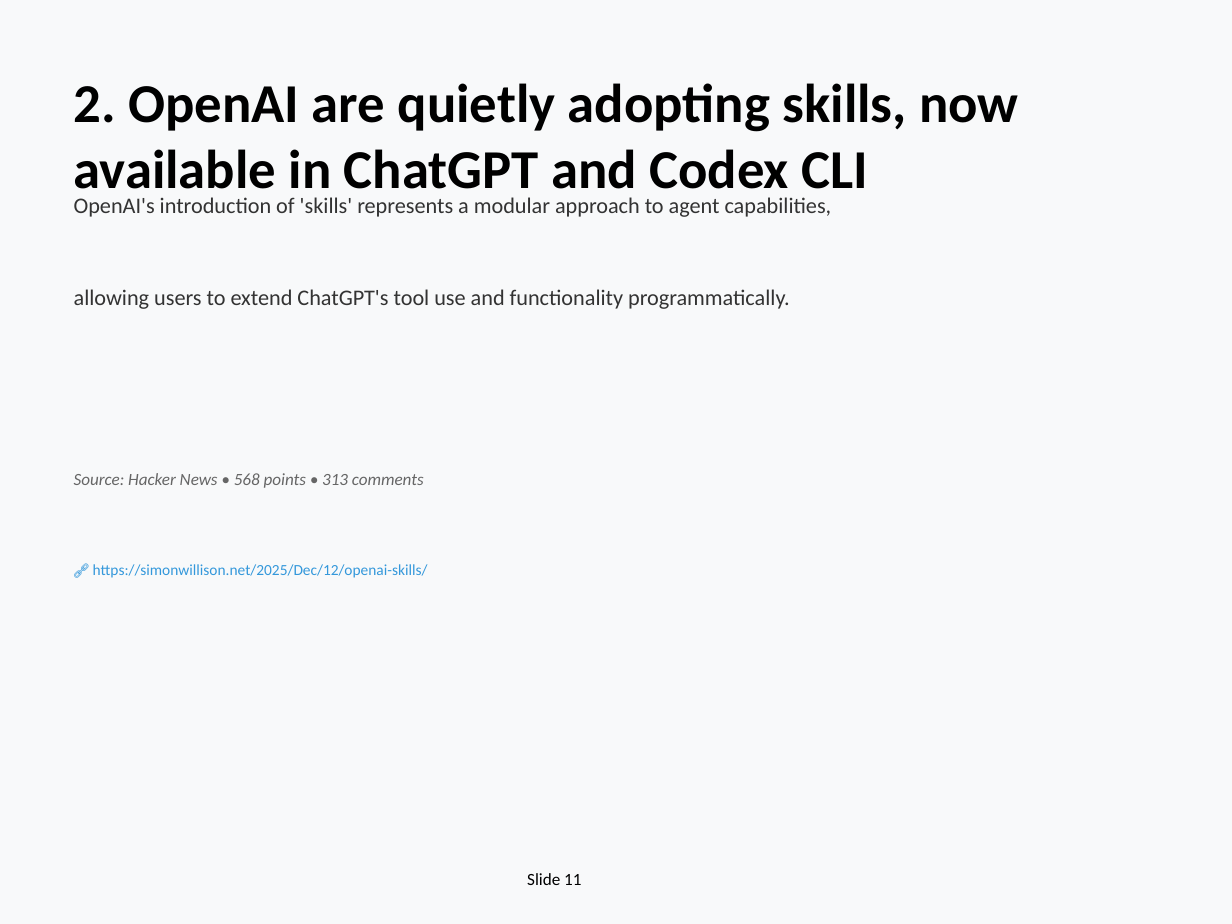
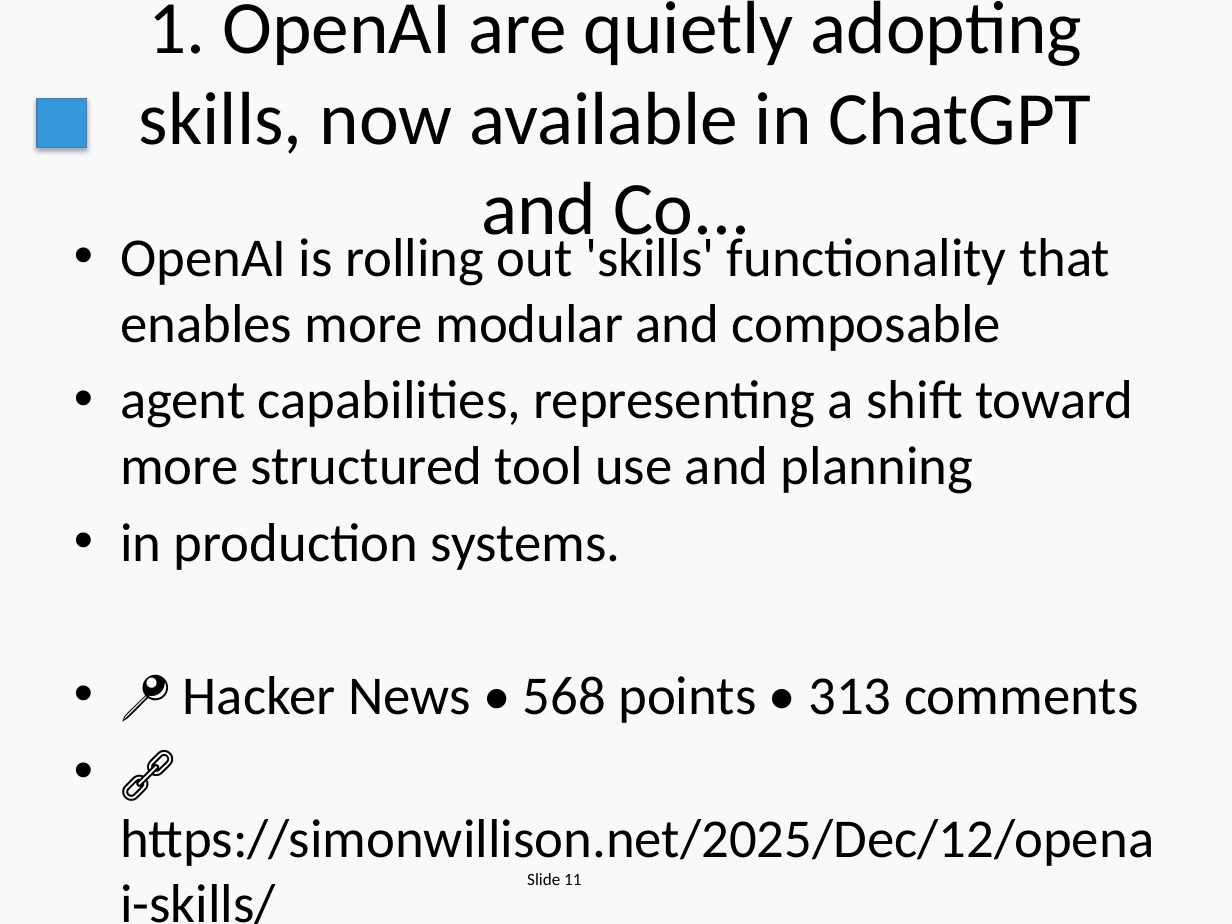
Before and after one commit to EiriniOr/ai-weekly-digest, a slide deck: slide 11 of AI_Weekly_2025-12-15.pptx. Drawn at 1232x924 pixels with LibreOffice and Linux fonts; fonts in the diff are those of the drawing. Boxes give left, top, right and bottom in pixels: in the first picture for what was removed or moved away, otherwise in the second. Text is boxed around its words. In the diff, an @@ line names an element or a change of style, - is before the commit and + after.

```diff
--- a/AI_Weekly_2025-12-15.pptx
+++ b/AI_Weekly_2025-12-15.pptx
@@ title "1. OpenAI are quietly adopting ..." at <box>139,0,1092,252</box>: vertical alignment top to middle @@
@@ title at <box>139,0,1092,252</box>: text changed; size 32 to 44 pt; bold off @@
-2. OpenAI are quietly adopting skills, now available in ChatGPT and Codex CLI
+1. OpenAI are quietly adopting skills, now available in ChatGPT and Co...
@@ rectangle added at <box>37,99,86,148</box>, fill #3498DB, outline #4B7EBC 0.75 pt @@
@@ text removed at <box>74,197,832,217</box> @@
-OpenAI's introduction of 'skills' represents a modular approach to agent capabilities,
@@ text added at <box>120,230,1154,924</box>, 32 pt, text #000000 @@
+• OpenAI is rolling out 'skills' functionality that enables more modular and composable
+• agent capabilities, representing a shift toward more structured tool use and planning
+• in production systems.
+• 📍 Hacker News • 568 points • 313 comments
+• 🔗 https://simonwillison.net/2025/Dec/12/openai-skills/
@@ text removed at <box>74,289,790,309</box> @@
-allowing users to extend ChatGPT's tool use and functionality programmatically.
@@ text removed at <box>74,473,424,488</box> @@
-Source: Hacker News • 568 points • 313 comments
@@ text removed at <box>93,564,428,578</box> @@
-🔗 https://simonwillison.net/2025/Dec/12/openai-skills/
```
Also in this commit, not shown: 16 other slides changed, 10 slides added, 8 slides removed, 1 other file.
